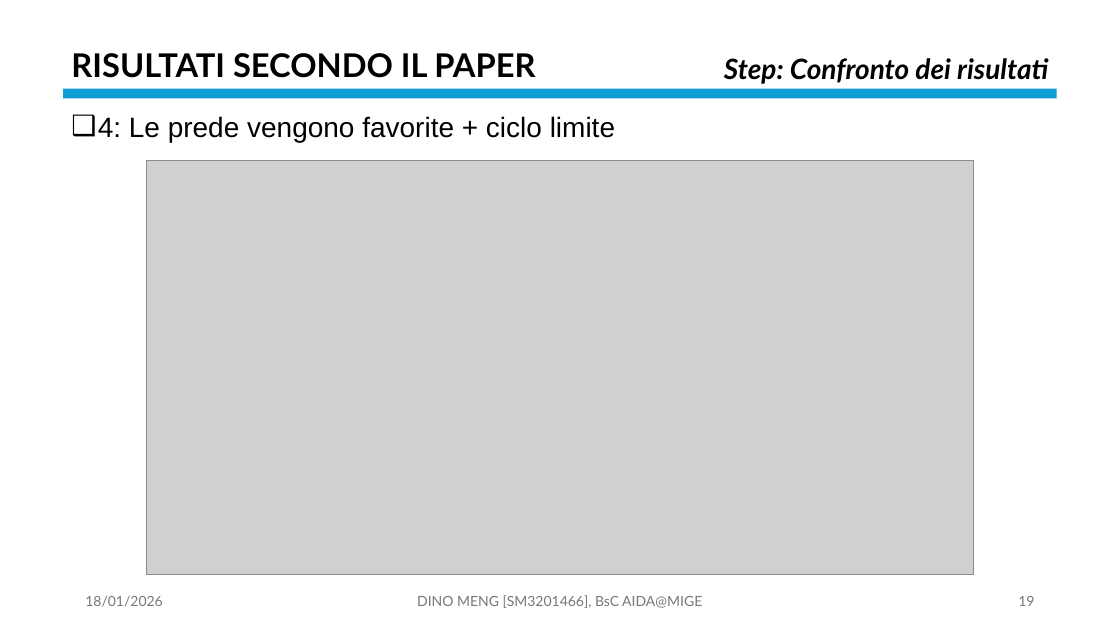
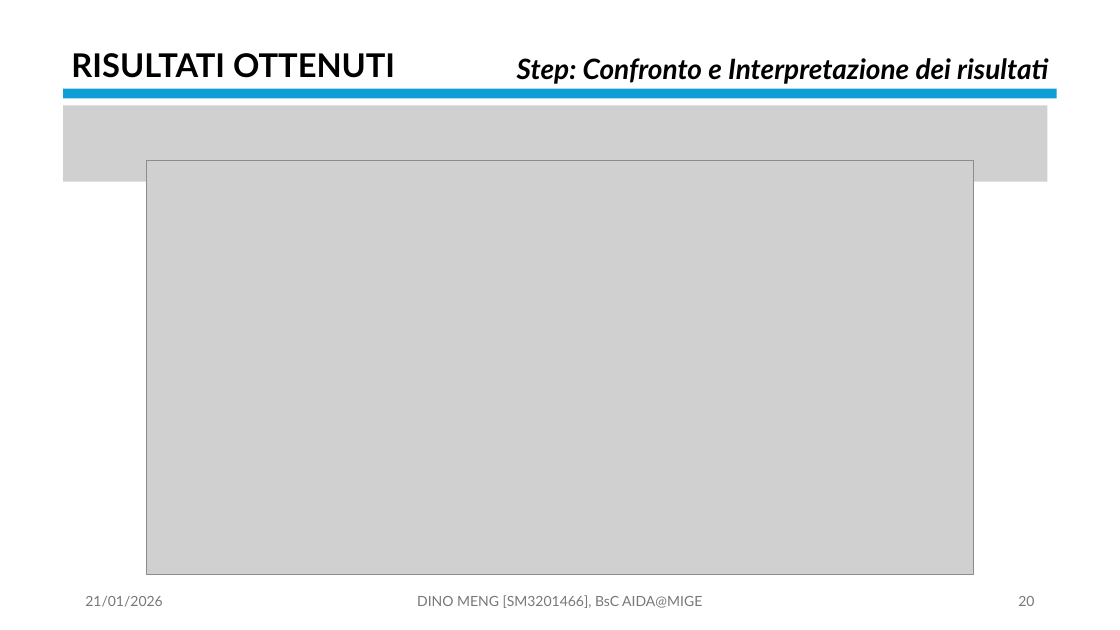
Before and after one commit to OdinMeng/AIDA-UNIVERSITY-NOTES-2025-2026, a slide deck: slide 20 of Complex Systems/project/PresentationPROJECTSM3201466.pptx (slide 19 before the commit). Drawn at 1120x630 pixels with LibreOffice and Linux fonts; fonts in the diff are those of the drawing; grey boxes stand for pictures. Boxes give left, top, right and bottom in pixels: in the first picture for what was removed or moved away, otherwise in the second. Text is boxed around its words. In the diff, an @@ line names an element or a change of style, - is before the commit and + after.

Commit message:
dispensa sistemi complessi: modificato la figure delle curve di livello di Lotka-Volterra, progetto sistemi complessi: slide pressoché finali

```diff
--- a/Complex Systems/project/PresentationPROJECTSM3201466.pptx
+++ b/Complex Systems/project/PresentationPROJECTSM3201466.pptx
@@ text at [71,53,395,78]: text changed @@
-RISULTATI SECONDO IL PAPER
+RISULTATI OTTENUTI
@@ text at [517,58,1048,84]: text changed @@
-Step: Confronto dei risultati
+Step: Confronto e Interpretazione dei risultati
@@ picture added at [63,105,1048,181] @@
@@ text removed at [98,116,615,142] @@
-❑ 4: Le prede vengono favorite + ciclo limite
@@ text at [85,596,162,607]: text changed @@
-18/01/2026
+21/01/2026
@@ page number at [1018,596,1034,606]: text changed @@
-19
+20
```
Also in this commit, not shown: 38 other slides changed, 1 slide added, 1 slide removed, 5 other files.
